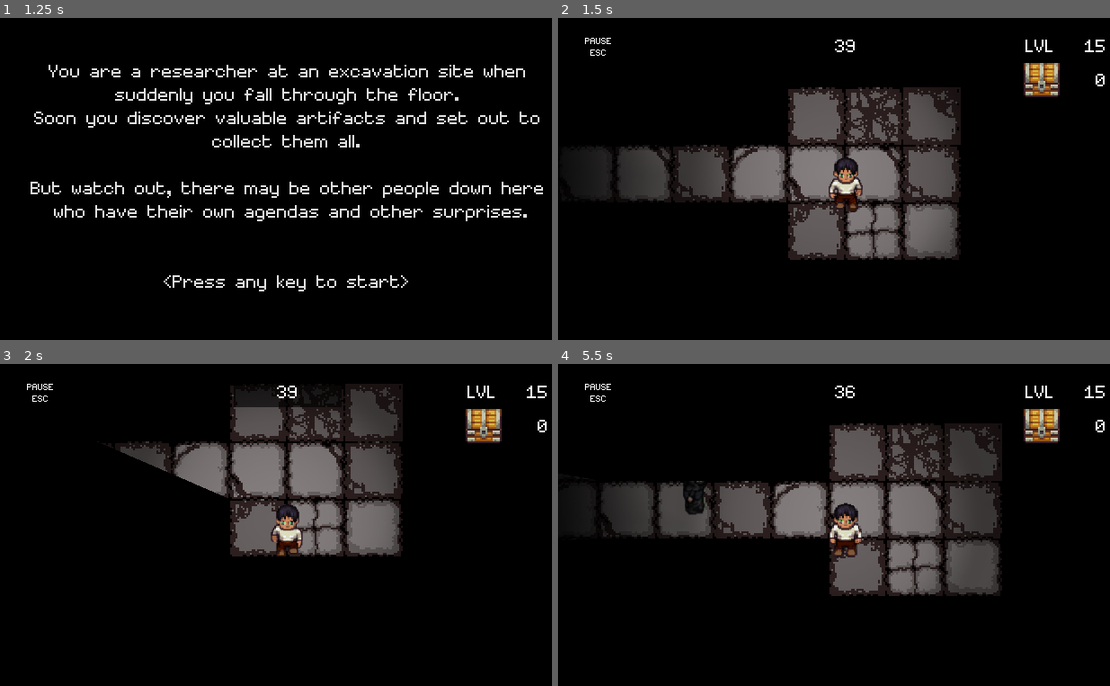
Above: before the commit, frames 1-4 (two rows, left to right).
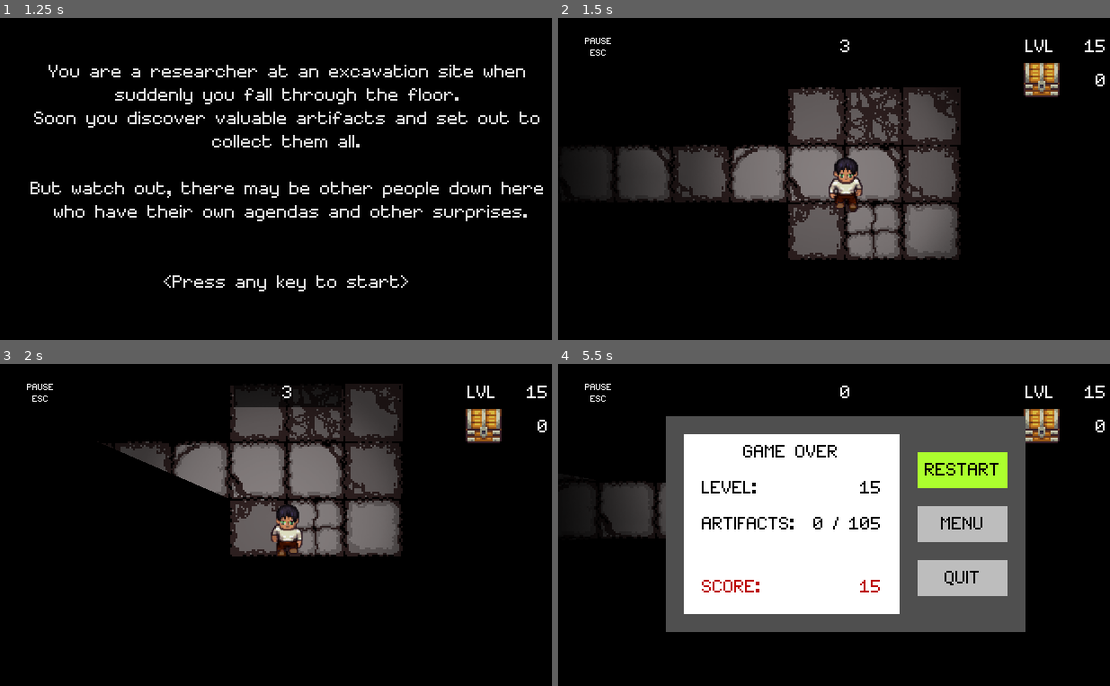
Above: after the commit, the same moments.

Repository: alittek/AC31009-Game
Game: Godot game, scene res://Scenes/StartScreen.tscn
Two runs of this game, one before a commit and one after it. Both use one fixed random seed, a clock stepped at 60 frames per second and the inputs below. Sound files missing from this copy of the repository are replaced by a short silence.
Inputs:
- Up to frame 1 (1.25 s): tap Enter at 0.5 s; hold Right (move_right) from 0.53 s (still down); hold Space (interact) from 0.53 s (still down)
- Up to frame 2 (1.5 s): release Right (move_right) at 1.28 s; release Space (interact) at 1.28 s; hold Down (move_down) from 1.28 s (still down); tap Space (interact) at 1.35 s
- Up to frame 3 (2 s): keep holding Down (move_down)
- Up to frame 4 (5.5 s): release Down (move_down) at 2.03 s; hold Right (move_right) 2.03-2.78 s; hold Space (interact) 2.03-2.78 s; hold Up (move_up) 2.78-3.53 s; tap Space (interact) at 2.85, 4.35 s; hold Space (interact) 3.53-4.28 s; hold Left (move_left) 3.53-5.03 s; tap Escape (menu) at 4.15 s; hold Down (move_down) from 5.03 s (still down); hold Space (interact) from 5.03 s (still down)

Frame 1 is identical in both runs. In frame 2, less than 0.1% of the frame differs, in the area x 50-54%, y 6-11%; in frame 3, less than 0.1%; in frame 4, 41%, in the area x 19-85%, y 6-84%.

Commit message:
fixed game over sound

Diff:
--- a/Scenes/ExitDoor.tscn
+++ b/Scenes/ExitDoor.tscn
@@ -29,5 +29,5 @@
 
 [node name="SoundExit" type="AudioStreamPlayer2D" parent="."]
 stream = ExtResource( 3 )
-volume_db = 24.0
+volume_db = 19.0
 [connection signal="body_entered" from="." to="." method="_on_ExitDoor_body_entered"]
--- a/Scenes/GameOver.tscn
+++ b/Scenes/GameOver.tscn
@@ -2,11 +2,10 @@
 
 [ext_resource path="res://Font/Font.tres" type="DynamicFont" id=1]
 [ext_resource path="res://Scripts/GameOver.gd" type="Script" id=2]
-[ext_resource path="res://Sounds/GameOver.wav" type="AudioStream" id=3]
+[ext_resource path="res://Sounds/Game_Over.wav" type="AudioStream" id=3]
 
 [node name="GameOver" type="Popup"]
 pause_mode = 2
-visible = true
 margin_right = 320.0
 margin_bottom = 180.0
 popup_exclusive = true
@@ -14,9 +13,6 @@
 __meta__ = {
 "_edit_use_anchors_": false
 }
-
-[node name="SoundGameOver" type="AudioStreamPlayer2D" parent="."]
-stream = ExtResource( 3 )
 
 [node name="ColorRect" type="ColorRect" parent="."]
 margin_left = 60.0
@@ -191,3 +187,6 @@
 __meta__ = {
 "_edit_use_anchors_": false
 }
+
+[node name="SoundGameOver" type="AudioStreamPlayer" parent="."]
+stream = ExtResource( 3 )
--- a/Scripts/FileSystem.gd
+++ b/Scripts/FileSystem.gd
@@ -19,12 +19,12 @@
 	if file.file_exists(score_file):
 		status = file.open(score_file, File.READ_WRITE)
 		#status = file.open_encrypted_with_pass(score_file, File.READ_WRITE, password)
-		print("exists")
+		#print("exists")
 	else:
 		pass
 		status = file.open(score_file, File.WRITE)
 		#status = file.open_encrypted_with_pass(score_file, File.WRITE, password)
-		print("doesnt exist")
+		#print("doesnt exist")
 
 	# if file was opened correctly
 	if status == OK:
--- a/Scripts/GameOver.gd
+++ b/Scripts/GameOver.gd
@@ -49,8 +49,6 @@
 
 # initiate game over popup
 func death_menu():
-	#$SoundGameOver.play()
-	#yield($SoundGameOver, "finished")
 	# Pause game
 	get_tree().paused = true
 	# Reset the popup
@@ -62,8 +60,9 @@
 	update_level_text()
 	# display gameover screen
 	popup()
-#	$SoundGameOver.play()
-#	yield($SoundGameOver, "finished")
+	#$SoundGameOver.set_volume_db(2)
+	$SoundGameOver.play()
+	yield($SoundGameOver, "finished")
 
 # calc high score and save to file
 func set_highscore():
--- a/Scripts/NPC.gd
+++ b/Scripts/NPC.gd
@@ -91,9 +91,7 @@
 # process steal state
 func steal():
 	# TODO popup once when enemy first appears
-#	if triggered == true:
-#		return
-#	triggered = true
+	# if high level also steal time from player
 	if Global.level > 14:
 		emit_signal("steal_time")
 	player.lose_artifact(amount)
@@ -104,9 +102,6 @@
 	curArt += artToTake
 	if curArt >= maxArt:
 		stolen = true
-
-func steal_time():
-	pass
 
 # handle patrol state
 func patrol(delta):
--- a/Scripts/World.gd
+++ b/Scripts/World.gd
@@ -33,6 +33,7 @@
 	randomize()
 	# create timer
 	timer = Timer.new()
+	timer.one_shot = true
 	timer.connect("timeout",self,"_on_timer_timeout")
 	timer.set_wait_time(time) #value is in seconds: 600 seconds = 10 minutes
 	add_child(timer)
@@ -40,11 +41,12 @@
 	# generate level maze
 	generate_level(steps)
 
+# in use when an enemy steals time from the player
+# take 10 seconds from timer
 func remove_time():
 	var currTime = timer.get_time_left()
 	if currTime > 10:
-		print("...TIME STOLEN .................")
-		timer.set_wait_time(currTime-10) #value is in seconds: 600 seconds = 10 minutes
+		timer.set_wait_time(currTime-5) #value is in seconds: 600 seconds = 10 minutes
 	else:
 		timer.set_wait_time(1)
 	timer.start()
@@ -153,6 +155,9 @@
 
 # triggered when time runs out for player
 func _on_timer_timeout():
+	#timer_label.set_text(str("0"))
+	#$SoundGameOver.play()
+	#yield($SoundGameover, "finished")
 	emit_signal("death")
 	Global.set_values()
 
--- a/Scripts/global.gd
+++ b/Scripts/global.gd
@@ -13,7 +13,7 @@
 	steps = 40
 	level = 15
 	artifacts = 0
-	timer = 40
+	timer = 4
 	#enemies = 0
 
 func set_steps(newSteps):
Not shown, added: Sounds/Game_Over.wav.import
Not shown, changed: Sounds/GameOver.wav
Not shown, added: Sounds/Game_Over.wav
